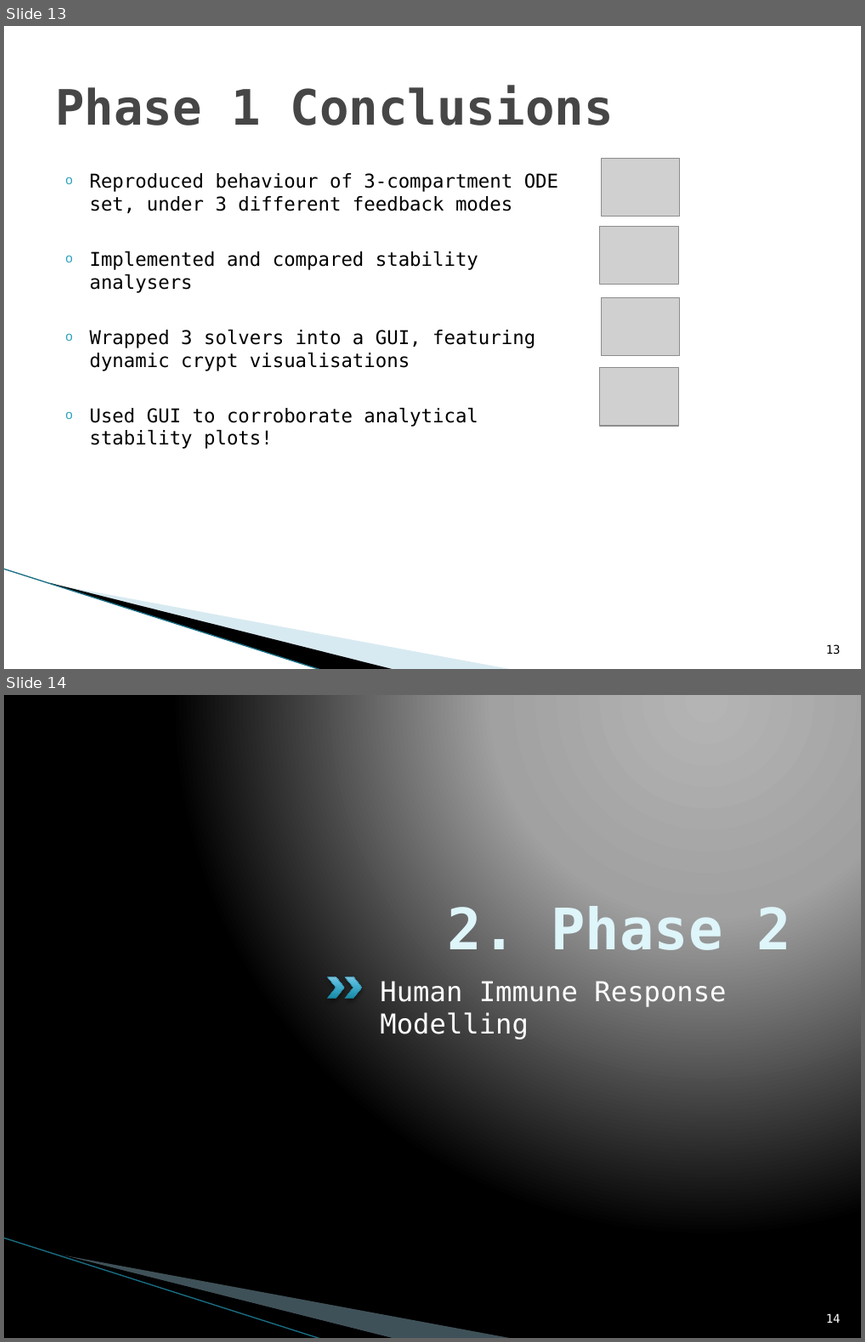
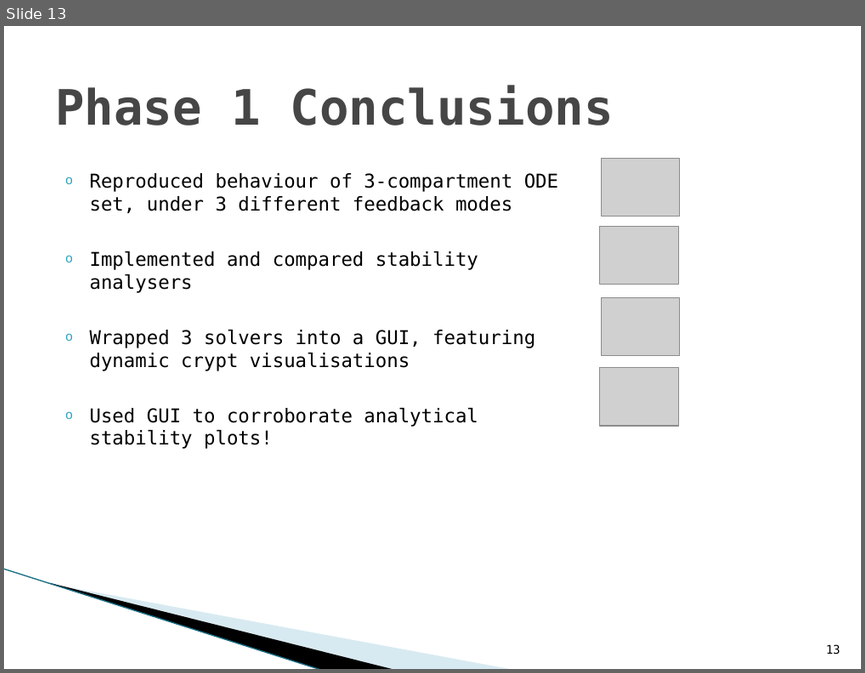
Before and after one commit to jleem10/GroupD_Phase2, a slide deck: PresentationPhase1.pptx. Shown one above the other, each under a label of ours: slides 13 and 14 before the commit, slide 13 after it. The pictures are 865x1342 and 865x673 pixels, drawn with LibreOffice and Linux fonts; fonts in the diff are those of the drawing; grey boxes stand for pictures; background and template pictures are left out. Boxes give left, top, right and bottom in pixels: in the first picture for what was removed or moved away, otherwise in the second. Text is boxed around its words. In the diff, an @@ line names an element or a change of style, - is before the commit and + after.

Commit message:
trimmed phase one presentation

```diff
--- a/PresentationPhase1.pptx
+++ b/PresentationPhase1.pptx
@@ slide 14 removed at [4,695,861,1338], background gradient #B4B4B4 to #A2A2A2 to #000000; not listed: 3 template elements that a slide beside it also shows @@
@@ title removed at [448,906,791,950] @@
-2. Phase 2
@@ chevron removed at [327,977,344,998] @@
@@ chevron removed at [345,977,362,998] @@
@@ text removed at [380,981,726,1039] @@
-Human Immune Response Modelling
@@ page number removed at [826,1313,840,1322] @@
-14
```
Also in this commit, not shown: 6 other slides removed.
